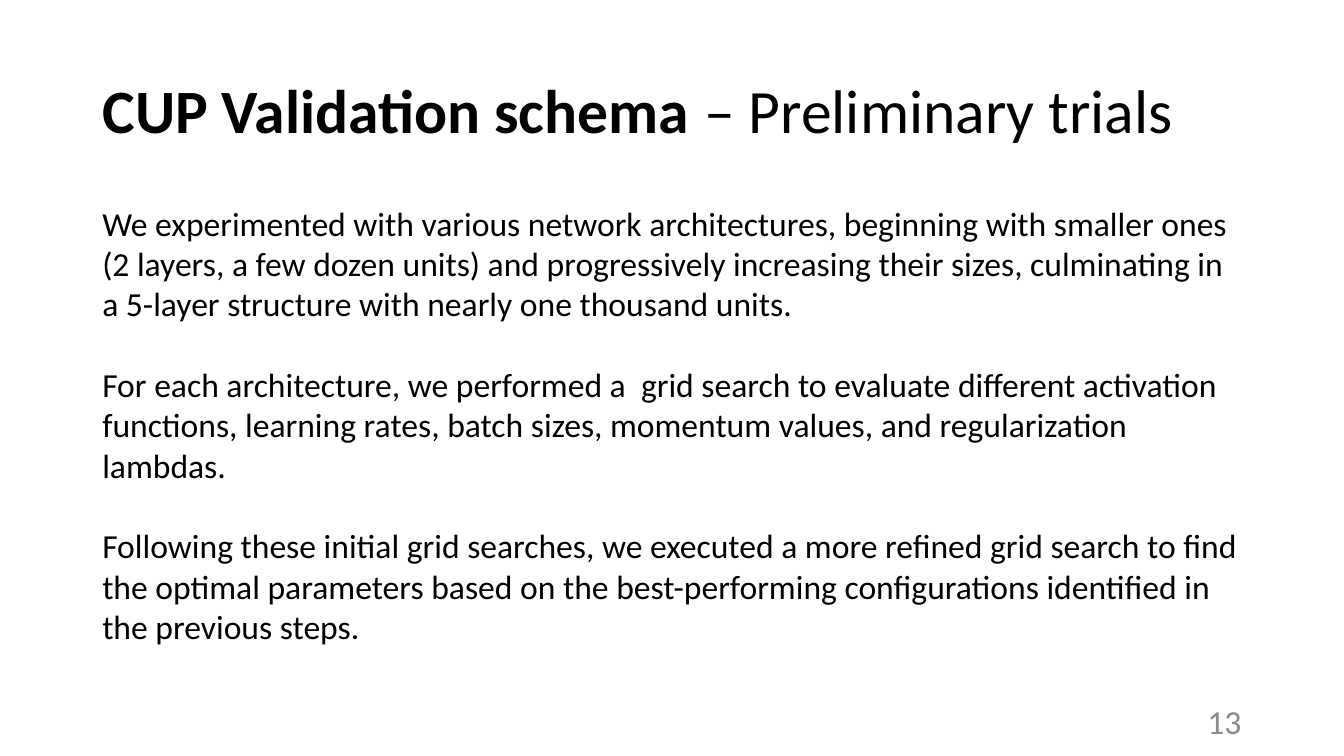
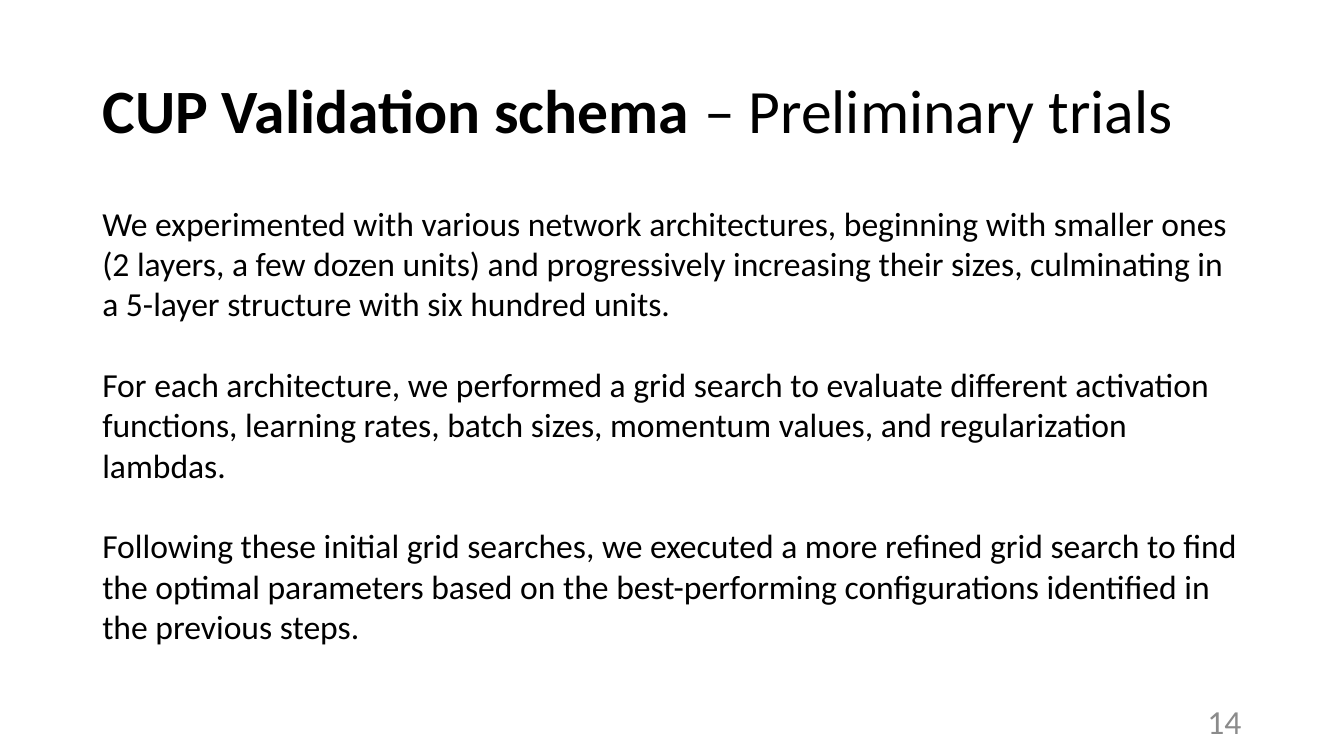
Before and after one commit to tommasoDR/NN-Implementation, a slide deck: slide 14 of Report.pptx (slide 13 before the commit). Drawn at 1344x756 pixels with LibreOffice and Linux fonts; fonts in the diff are those of the drawing. Boxes give left, top, right and bottom in pixels: in the first picture for what was removed or moved away, otherwise in the second. Text is boxed around its words. In the diff, an @@ line names an element or a change of style, - is before the commit and + after.

```diff
--- a/Report.pptx
+++ b/Report.pptx
@@ text at [102, 212, 1226, 322]: text changed @@
-We experimented with various network architectures, beginning with smaller ones (2 layers, a few dozen units) and progressively increasing their sizes, culminating in a 5-layer structure with nearly one thousand units.
+We experimented with various network architectures, beginning with smaller ones (2 layers, a few dozen units) and progressively increasing their sizes, culminating in a 5-layer structure with six hundred units.
@@ page number at [1207, 712, 1241, 734]: text changed @@
-13
+14
```
Also in this commit, not shown: 11 other slides changed, 3 slides added, 4 other files.
